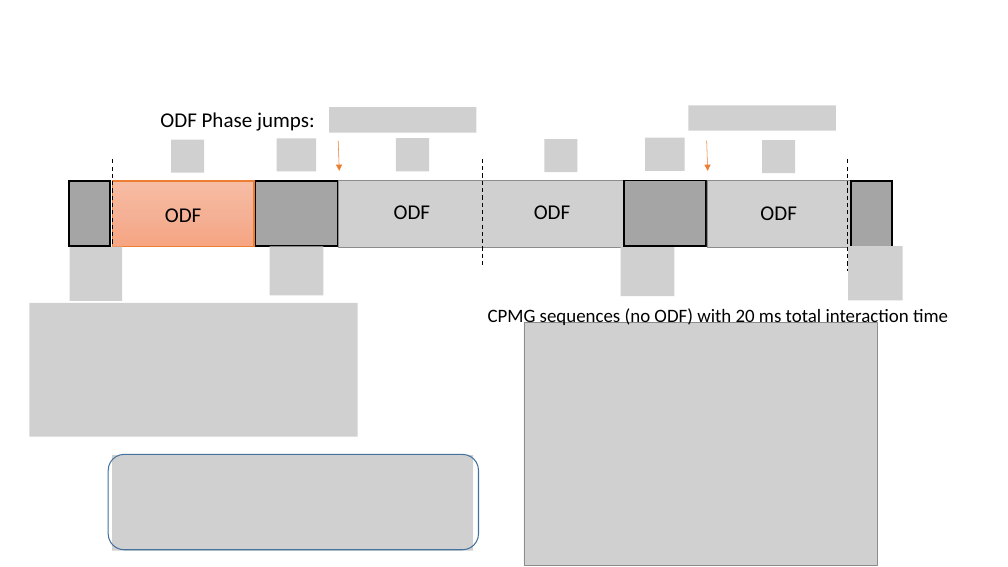
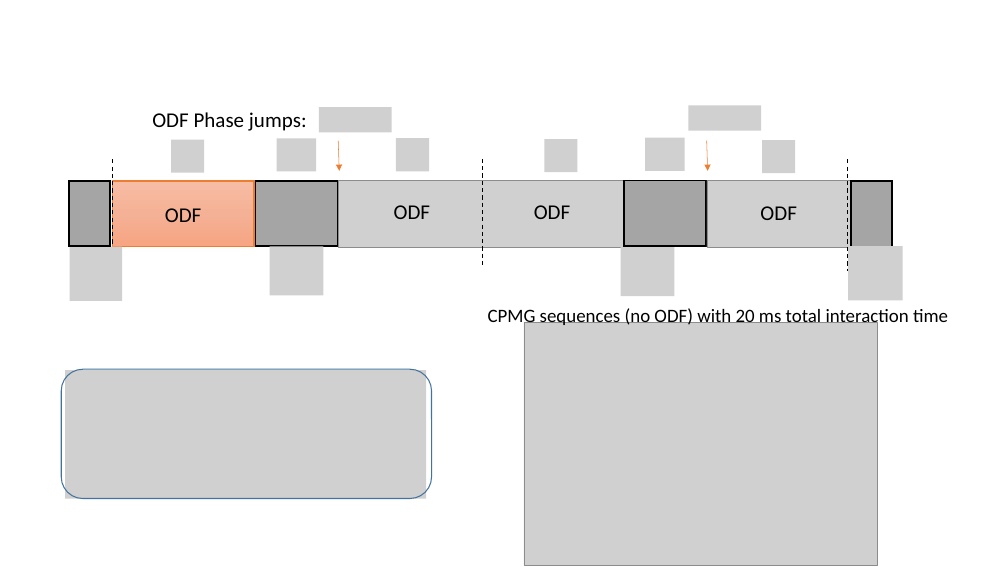
Before and after one commit to kgilmo/amplitude_sensing_paper, a slide deck: slide 4 of amplitude_sensing_penning.pptx (slide 3 before the commit). Drawn at 1008x567 pixels with LibreOffice and Linux fonts; fonts in the diff are those of the drawing; grey boxes stand for pictures. Boxes give left, top, right and bottom in pixels: in the first picture for what was removed or moved away, otherwise in the second. Text is boxed around its words. In the diff, an @@ line names an element or a change of style, - is before the commit and + after.

```diff
--- a/amplitude_sensing_penning.pptx
+++ b/amplitude_sensing_penning.pptx
@@ text "ODF Phase jumps:": place and size @@
-text "ODF Phase jumps:" at [160,112,315,131]
+text "ODF Phase jumps:" at [152,112,307,131]
@@ picture: place and size @@
-picture at [329,107,476,133]
+picture at [319,107,392,133]
@@ picture: place and size @@
-picture at [689,105,836,131]
+picture at [689,105,761,131]
@@ picture removed at [29,303,358,437] @@
@@ rounded rectangle: place and size @@
-rounded rectangle at [108,454,479,550]
+rounded rectangle at [61,369,432,498]
@@ picture: place and size @@
-picture at [112,455,473,551]
+picture at [65,371,426,499]
```
Also in this commit, not shown: 7 other slides changed, 4 slides added, 3 slides removed, 2 other files.
